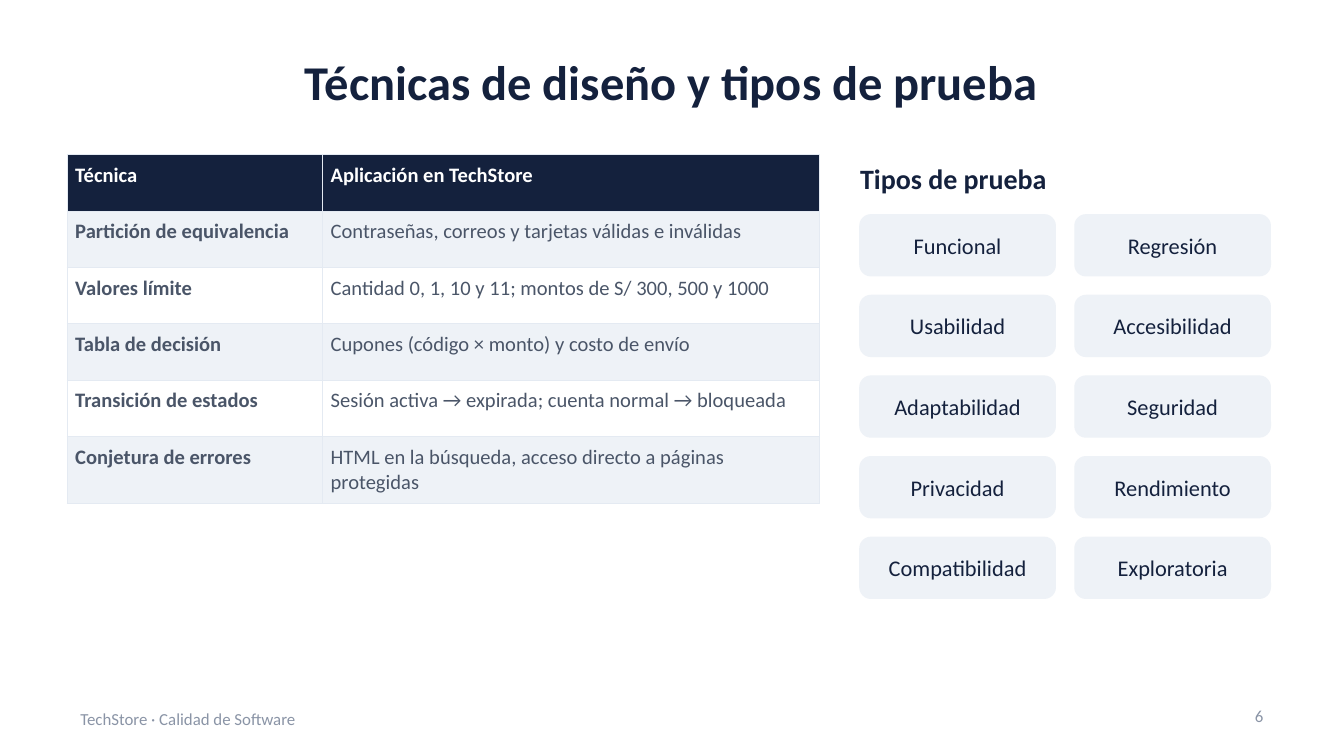
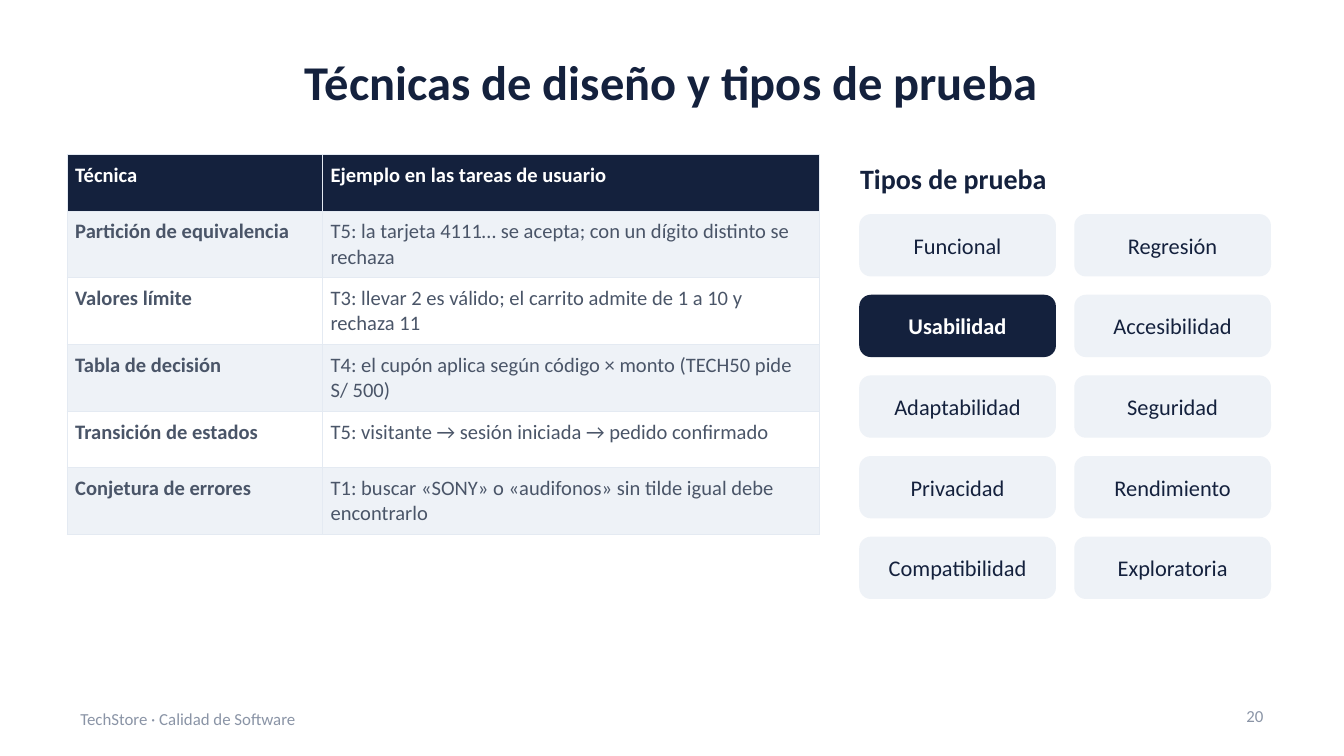
Before and after one commit to diegoaaron/calidadProyecto, a slide deck: slide 20 of docs/Presentacion_Pruebas_Calidad_Conformidad.pptx (slide 6 before the commit). Drawn at 1344x756 pixels with LibreOffice and Linux fonts; fonts in the diff are those of the drawing. Boxes give left, top, right and bottom in pixels: in the first picture for what was removed or moved away, otherwise in the second. Text is boxed around its words. In the diff, an @@ line names an element or a change of style, - is before the commit and + after.

Commit message:
Herramienta propia de usabilidad en lugar de Maze en los documentos
- Esquema, Plan de Pruebas, Plan de Calidad, Informe de HU y presentación
  del esquema: las menciones a Maze pasan a la herramienta propia
  (usabilidad.html).
- Nuevo documento de análisis de requerimientos, HU y resumen de planes.
- Presentación ampliada a 35 diapositivas.
- referencias/ excluida de git.

```diff
--- a/docs/Presentacion_Pruebas_Calidad_Conformidad.pptx
+++ b/docs/Presentacion_Pruebas_Calidad_Conformidad.pptx
@@ table at (x1=67, y1=155, x2=820, y2=530) @@
-row 1, column 2: Aplicación en TechStore
+row 1, column 2: Ejemplo en las tareas de usuario
-row 2, column 2: Contraseñas, correos y tarjetas válidas e inválidas
+row 2, column 2: T5: la tarjeta 4111… se acepta; con un dígito distinto se rechaza
-row 3, column 2: Cantidad 0, 1, 10 y 11; montos de S/ 300, 500 y 1000
+row 3, column 2: T3: llevar 2 es válido; el carrito admite de 1 a 10 y rechaza 11
-row 4, column 2: Cupones (código × monto) y costo de envío
+row 4, column 2: T4: el cupón aplica según código × monto (TECH50 pide S/ 500)
-row 5, column 2: Sesión activa → expirada; cuenta normal → bloqueada
+row 5, column 2: T5: visitante → sesión iniciada → pedido confirmado
-row 6, column 2: HTML en la búsqueda, acceso directo a páginas protegidas
+row 6, column 2: T1: buscar «SONY» o «audifonos» sin tilde igual debe encontrarlo
@@ text "Usabilidad" at (x1=908, y1=318, x2=1006, y2=334): text colour #14213D to #FFFFFF, bold on @@
@@ rounded rectangle at (x1=860, y1=296, x2=1055, y2=356): fill #EEF2F7 to #14213D; outline #EEF2F7 1 pt to #14213D 1 pt @@
@@ page number at (x1=1246, y1=711, x2=1263, y2=722): text changed @@
-6
+20
```
Also in this commit, not shown: 17 other slides changed, 15 slides added, 8 other files.
